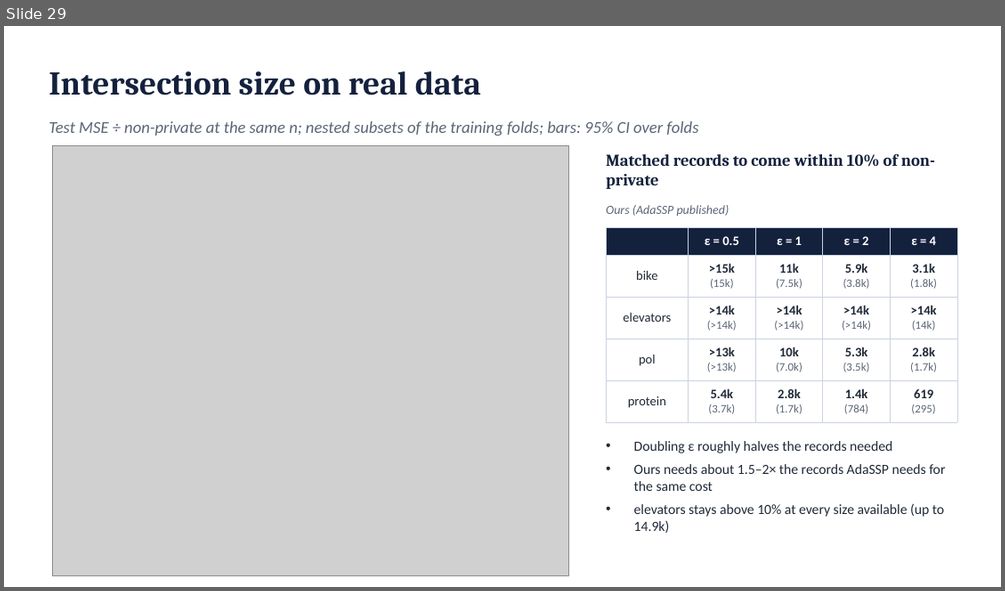
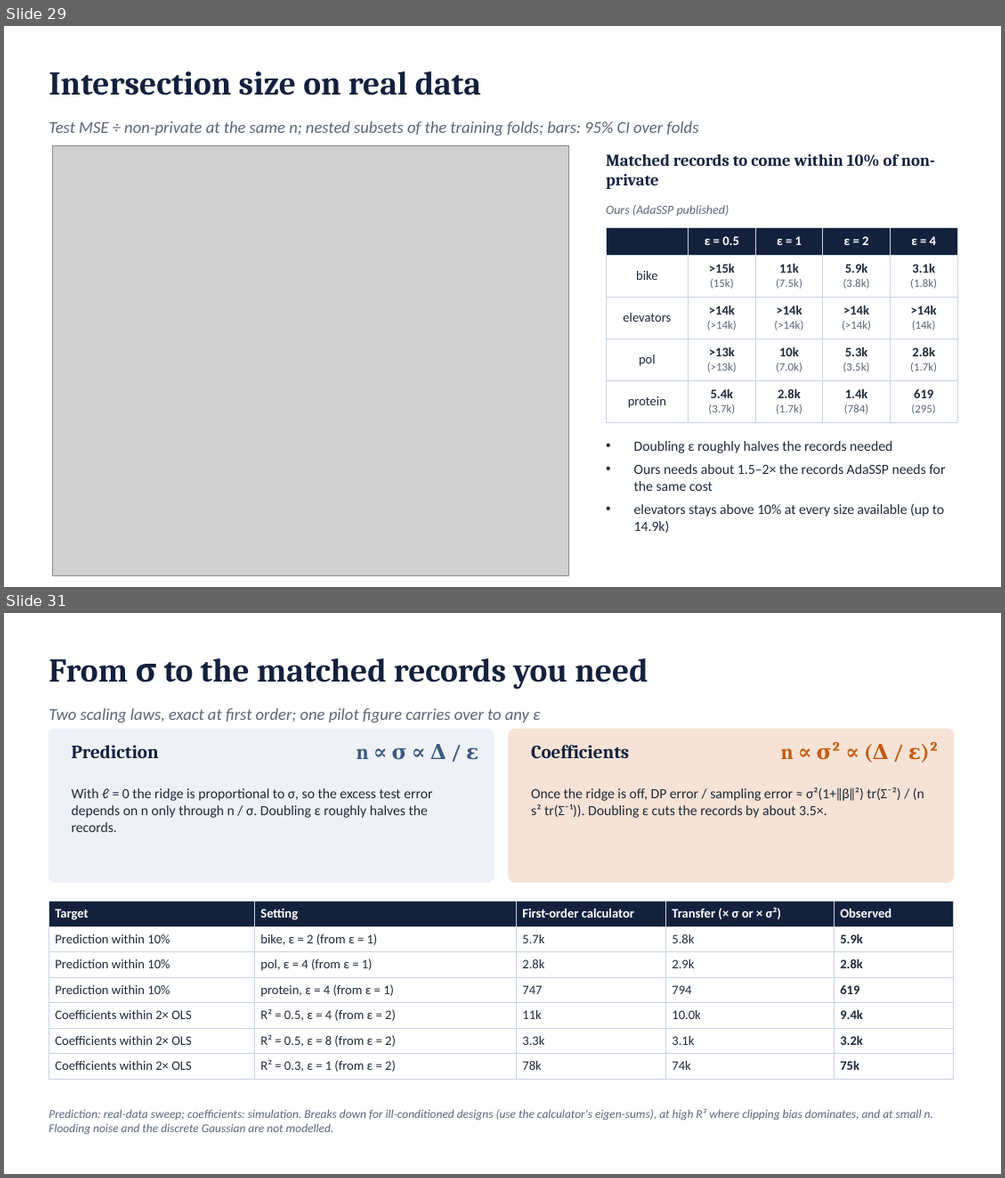
Before and after one commit to shukabh/VerticalFederatedRegression, a slide deck: slides/vfl_scenarioB_deck.pptx. Shown one above the other, each under a label of ours: slide 29 before the commit, slides 29 and 31 after it; the slides between them are not shown. The pictures are 1005x591 and 1005x1178 pixels, drawn with LibreOffice and Linux fonts; fonts in the diff are those of the drawing; grey boxes stand for pictures. Boxes give left, top, right and bottom in pixels: in the first picture for what was removed or moved away, otherwise in the second. Text is boxed around its words. In the diff, an @@ line names an element or a change of style, - is before the commit and + after.

```diff
--- a/slides/vfl_scenarioB_deck.pptx
+++ b/slides/vfl_scenarioB_deck.pptx
@@ slide 31 added at (x1=4, y1=613, x2=1001, y2=1174), background #FFFFFF @@
@@ text added at (x1=48, y1=658, x2=647, y2=690), 32 pt, text #14213D, bold @@
+From σ to the matched records you need
@@ text added at (x1=48, y1=708, x2=540, y2=722), 16 pt, text #5B6576, italic @@
+Two scaling laws, exact at first order; one pilot figure carries over to any ε
@@ rounded rectangle added at (x1=48, y1=729, x2=494, y2=882), fill #EEF2F7, outline #EEF2F7 1 pt @@
@@ text added at (x1=72, y1=745, x2=159, y2=758), 18 pt, text #14213D, bold @@
+Prediction
@@ text added at (x1=356, y1=744, x2=478, y2=760), 20 pt, text #3D5A80, bold @@
+n ∝ σ ∝ Δ / ε
@@ rounded rectangle added at (x1=509, y1=729, x2=954, y2=882), fill #F6E3D6, outline #F6E3D6 1 pt @@
@@ text added at (x1=531, y1=745, x2=629, y2=759), 18 pt, text #14213D, bold @@
+Coefficients
@@ text added at (x1=781, y1=742, x2=938, y2=763), 20 pt, text #C45A0C, bold @@
+n ∝ σ² ∝ (Δ / ε)²
@@ text added at (x1=72, y1=788, x2=432, y2=832), 13.5 pt, text #1F2937 @@
+With ℓ = 0 the ridge is proportional to σ, so the excess test error depends on n only through n / σ. Doubling ε roughly halves the records.
@@ text added at (x1=531, y1=787, x2=924, y2=818), 13.5 pt, text #1F2937 @@
+Once the ridge is off, DP error / sampling error ≈ σ²(1+‖β‖²) tr(Σ⁻²) / (n s² tr(Σ⁻¹)). Doubling ε cuts the records by about 3.5×.
@@ table added at (x1=48, y1=900, x2=954, y2=1075), 7 rows, 5 columns @@
+Target | Setting | First-order calculator | Transfer (× σ or × σ²) | Observed
+Prediction within 10% | bike, ε = 2 (from ε = 1) | 5.7k | 5.8k | 5.9k
+Prediction within 10% | pol, ε = 4 (from ε = 1) | 2.8k | 2.9k | 2.8k
+Prediction within 10% | protein, ε = 4 (from ε = 1) | 747 | 794 | 619
+Coefficients within 2× OLS | R² = 0.5, ε = 4 (from ε = 2) | 11k | 10.0k | 9.4k
+Coefficients within 2× OLS | R² = 0.5, ε = 8 (from ε = 2) | 3.3k | 3.1k | 3.2k
+Coefficients within 2× OLS | R² = 0.3, ε = 1 (from ε = 2) | 78k | 74k | 75k
@@ text added at (x1=48, y1=1108, x2=933, y2=1135), 11.5 pt, text #5B6576, italic @@
+Prediction: real-data sweep; coefficients: simulation. Breaks down for ill-conditioned designs (use the calculator's eigen-sums), at high R² where clipping bias dominates, and at small n. Flooding noise and the discrete Gaussian are not modelled.
```
Also in this commit, not shown: 2 other slides added, 2 other files.
